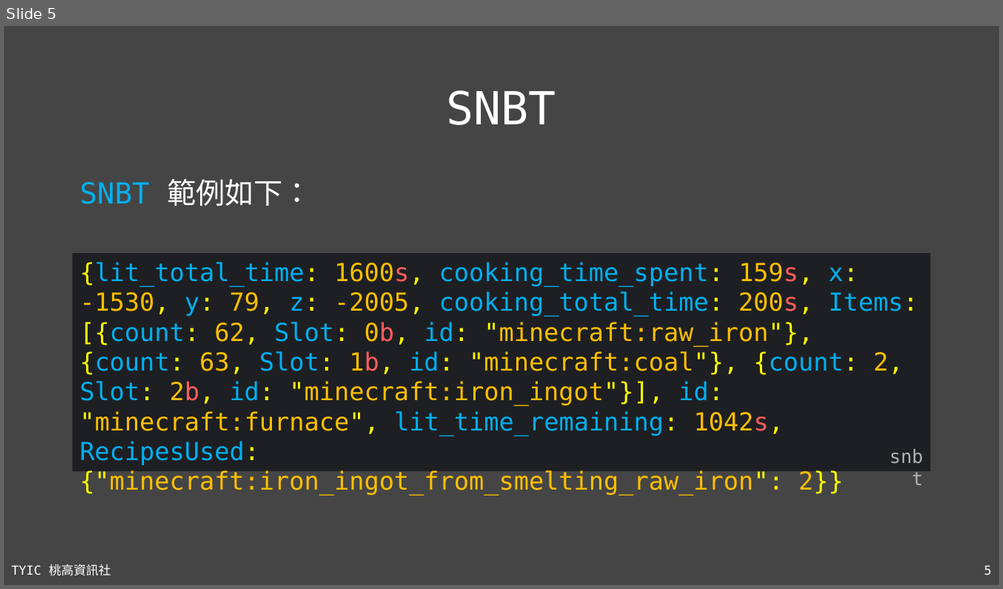
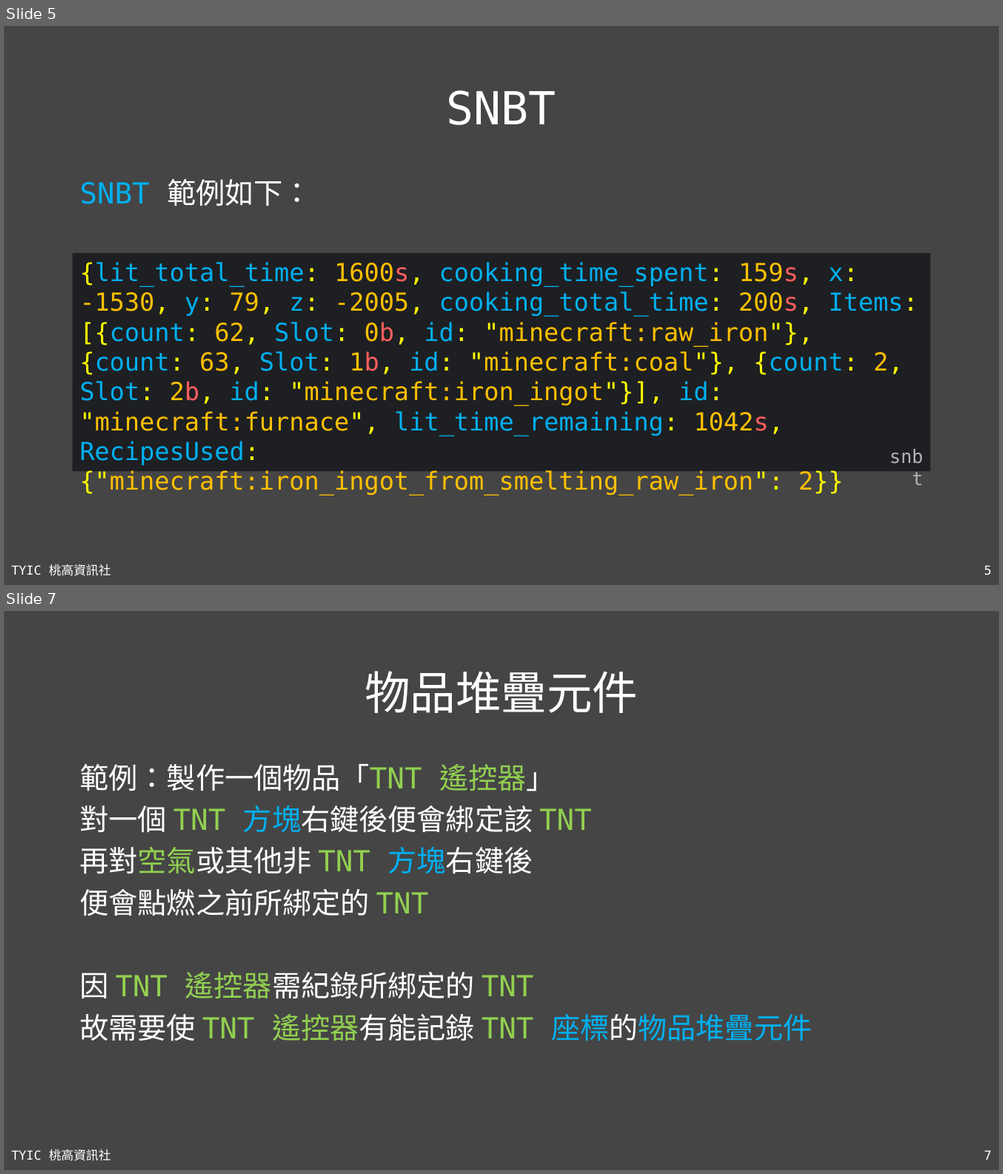
Before and after one commit to TYSHIC/slides, a slide deck: ppt/54_Java 專案：NBT.pptx. Shown one above the other, each under a label of ours: slide 5 before the commit, slides 5 and 7 after it; the slides between them are not shown. The pictures are 1003x589 and 1003x1174 pixels, drawn with LibreOffice and Linux fonts; fonts in the diff are those of the drawing. Boxes give left, top, right and bottom in pixels: in the first picture for what was removed or moved away, otherwise in the second. Text is boxed around its words. In the diff, an @@ line names an element or a change of style, - is before the commit and + after.

```diff
--- a/ppt/54_Java 專案：NBT.pptx
+++ b/ppt/54_Java 專案：NBT.pptx
@@ slide 7 added at (4,611,999,1170), background #454545; not listed: 2 template elements that a slide beside it also shows @@
@@ title added at (364,671,638,713), 44 pt, text #FFFFFF @@
+物品堆疊元件
@@ text added at (79,764,811,1042), 28 pt, text #FFFFFF @@
+範例：製作一個物品「TNT 遙控器」
+對一個 TNT 方塊右鍵後便會綁定該 TNT
+再對空氣或其他非 TNT 方塊右鍵後
+便會點燃之前所綁定的 TNT
+因 TNT 遙控器需紀錄所綁定的 TNT
+故需要使 TNT 遙控器有能記錄 TNT 座標的物品堆疊元件
```
Also in this commit, not shown: 5 slides changed, 2 other slides added, 7 other files.
